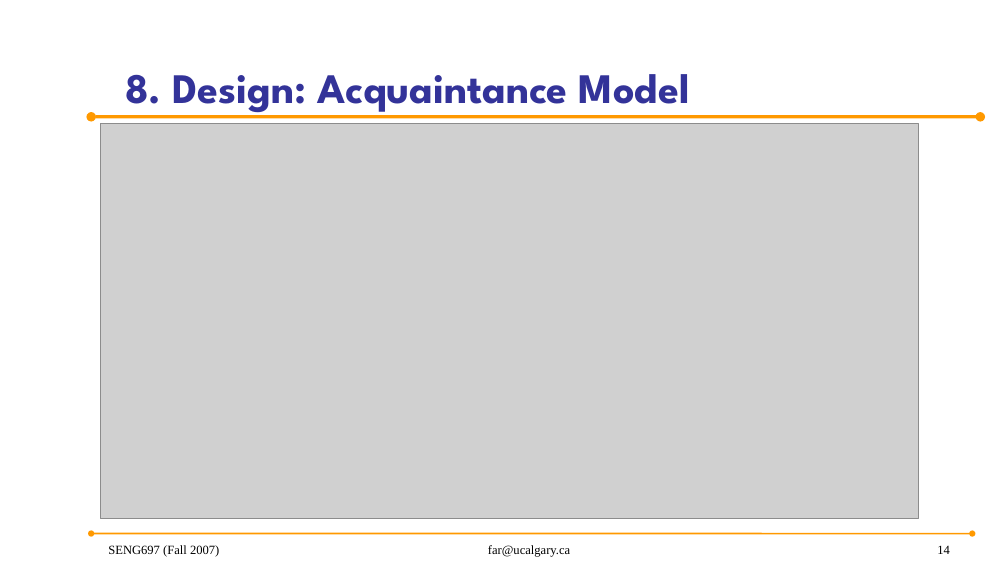
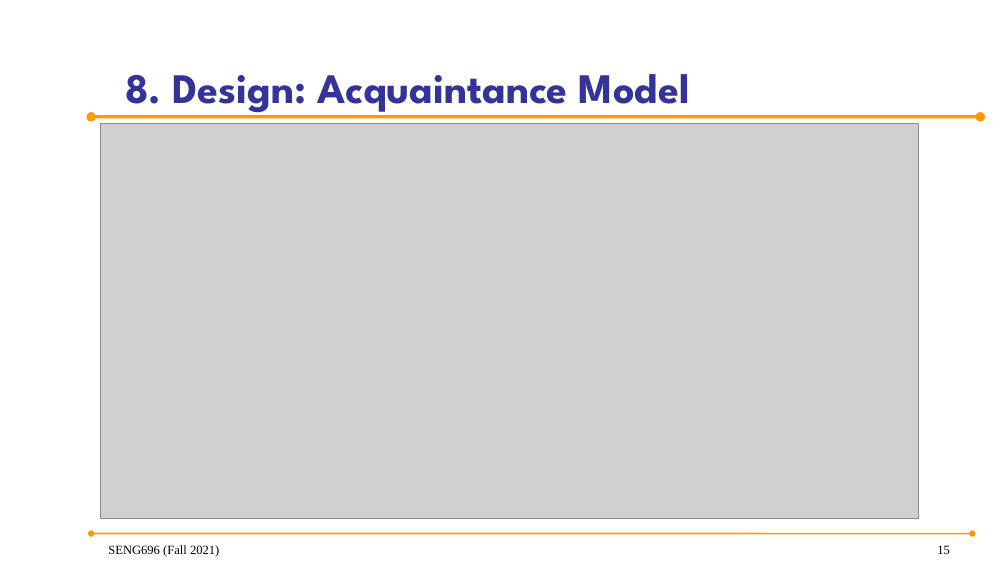
Before and after one commit to anish30145784/SENG696_GroupD, a slide deck: slide 15 of GroupD_ProjectPresentation.pptx (slide 14 before the commit). Drawn at 1008x567 pixels with LibreOffice and Linux fonts; fonts in the diff are those of the drawing; grey boxes stand for pictures; background and template pictures are left out. Boxes give left, top, right and bottom in pixels: in the first picture for what was removed or moved away, otherwise in the second. Text is boxed around its words. In the diff, an @@ line names an element or a change of style, - is before the commit and + after.

```diff
--- a/GroupD_ProjectPresentation.pptx
+++ b/GroupD_ProjectPresentation.pptx
@@ text at (108, 545, 219, 557): text changed @@
-SENG697 (Fall 2007)
+SENG696 (Fall 2021)
@@ text removed at (488, 545, 570, 557) @@
-far@ucalgary.ca
@@ page number at (937, 545, 950, 554): text changed @@
-14
+15
```
Also in this commit, not shown: 11 other slides changed, 1 slide added.
